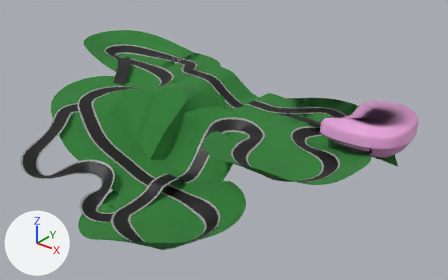
Before and after pictures for a commit that changed the FBX model Q4Q4Q4/Assets/Folders/Prefabs/MainTrack.fbx.
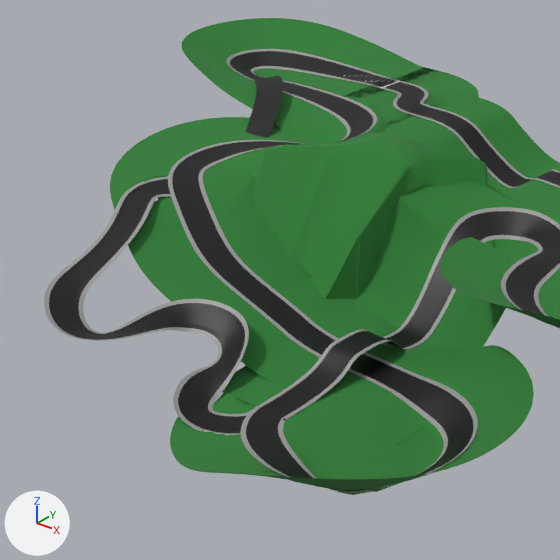
Old and new are each drawn whole from a camera (50 mm lens) standing at (7390.0, -7959.0, 3643.0) and looking at (2040.0, -1272.0, -504.0) and again close up on the part from 0% to 58% of the width and 8% to 100% of the height. Lighting does not change. The marker at lower left points along +X, +Y and +Z. Where no turn or scale is listed for an object, it has been applied to the vertices. Vertices at the same position are counted once.

The first close-up shows 'Plane.001', 'Road.001', 'RoadSplit.001', 'ShortCut#2.001'.
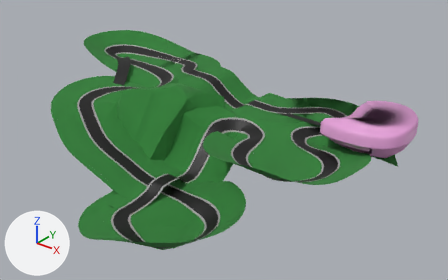
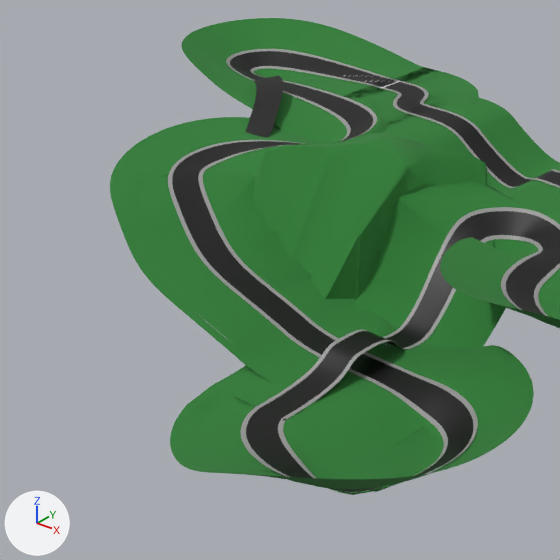
Diff of the bpy script that builds the scene:
```diff
--- a/Q4Q4Q4/Assets/Folders/Prefabs/MainTrack.fbx.py
+++ b/Q4Q4Q4/Assets/Folders/Prefabs/MainTrack.fbx.py
@@ me_plane_004 @@
 # used by ob_plane_001; location = (1.0, -1.0, -1.0)
-me_plane_004.from_pydata(...)  # 31131 vertices, 23783 faces; spans x -1905.0..4682.0, y -4117.0..713.0, z -954.0..236.0
+me_plane_004.from_pydata(...)  # 31053 vertices, 23763 faces; spans x -1905.0..4682.0, y -4117.0..713.0, z -954.0..236.0
+# me_plane_004 part 1
+# 7 vertices are removed from x 1539.0..1917.0, y -3694.0..-3486.0, z -846.0..-826.0
+# 8 faces are deleted
+# 5 vertices move from x 1691.0..1978.0, y -3697.0..-3655.0, z -830.0..-823.0 to x 1721.0..1979.0, y -3669.0..-3623.0, z -844.0..-824.0
+# 9 vertices are added at x 1543.0..1918.0, y -3742.0..-3484.0, z -846.0..-826.0
+# 19 new faces join them
+# me_plane_004 part 2
+# 14 vertices are removed from x -331.0..-29.0, y -2669.0..-2287.0, z -287.0..-164.0
+# 17 faces are deleted
+# 19 vertices move from x -323.0..-86.0, y -2597.0..-2189.0, z -232.0..-167.0 to x -322.0..-88.0, y -2589.0..-2191.0, z -235.0..-177.0
+# 11 vertices are added at x -327.0..-30.0, y -2669.0..-2318.0, z -289.0..-174.0
+# 18 new faces join them
 me_plane_004.materials.append(mat_material_003)
@@ ob_roadsplit_001 @@
-ob_roadsplit_001 = bpy.data.objects.new('RoadSplit.001', me_plane_009)
-ob_roadsplit_001.location = (1965.0, -3363.0, -842.0)
```

Location of each change, (x1, y1, x2, y2) in pixels of the close-ups (560 x 560 px; the box of a moved part takes in the faces that stretch with it):
'RoadSplit.001', deleted: before (44, 176, 253, 436)
    faces in mat_material_001 (black #000000): (49, 179, 246, 433)
    faces in mat_material_002 (grey #989898): (44, 176, 253, 436)
part 1 of me_plane_004, built on: before (182, 406, 254, 446); after (177, 303, 254, 446)
part 2 of me_plane_004, moved or reshaped: before (119, 169, 170, 221); after (119, 169, 170, 222)
